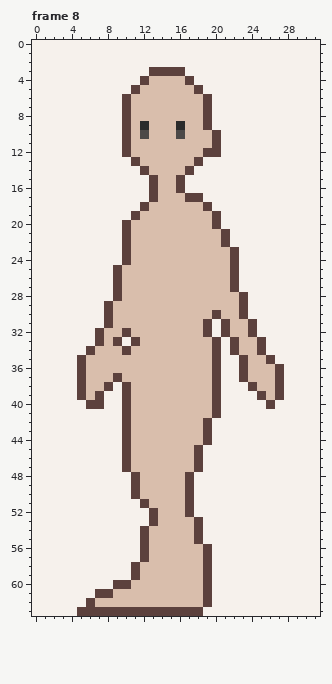
Two states of a pixel-art file, assets/art/characters/asprite/character-walkcycle.aseprite. Above is the file before it was changed.
32x64 pixels, 8 frames. Shown: frame 8. The commit also changed other frames, which this record leaves out.
New version:
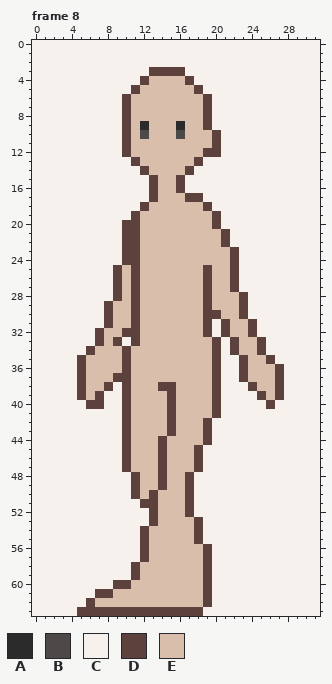
Palette (. is transparent): A #2b2b2b  B #4c4948  C #f6f1ec  D #5c413d  E #d9beac
Author's note on the commit: updated walk cycle
The edit:
Frame 8, layer "skin-outline":
y 20..24: x 11 E -> D
y 25..30: x 11 E -> D; x 19 E -> D
y 31..32: x 11 E -> D
y 35..37: x 10 E -> D
y 38: x 14..15 EE -> DD
y 39..43: x 15 E -> D
y 44..49: x 14 E -> D
y 50..51: x 13 E -> D
Pixel boxes of the changes (left, top, right, bottom) in both pictures:
changed: (122, 220, 176, 508)
changed: (203, 265, 212, 319)
